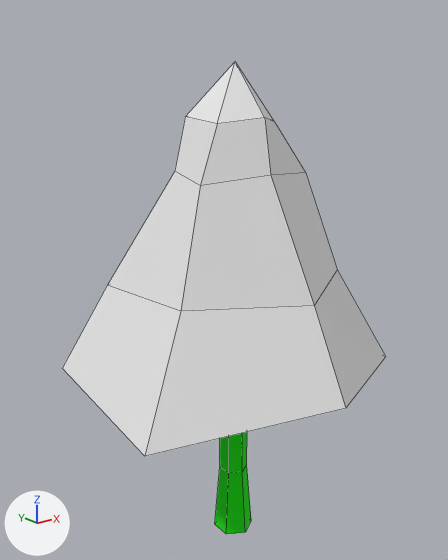
Before and after pictures for a commit that changed the FBX model Assets/Resources/Items/Trees/Oak/Models/Oak Tree.fbx.
Rendered twice from a camera (50 mm lens) standing at (-12.69, -15.31, 15.39) and looking at (-0.11, 0.41, 9.1). Arrows for +X, +Y and +Z are at lower left; the lights stay in place. Mesh edges are drawn as thin lines.

Before the edit, the objects in view are built like this:
```python
me_cone = bpy.data.meshes.new('Cone')
me_cone.from_pydata(...)  # 85 vertices, 81 faces; spans x -5.2..5.2, y -5.0..5.0, z -0.5..16.1
# faces by material slot: [25, 56]
me_cone.materials.append(mat_leaves)  # white #e7e7e7
me_cone.materials.append(mat_tree)  # green #12e700
ob_tree = bpy.data.objects.new('Tree', me_cone)
ob_tree.location = (0.0, 0.0, 0.0)
```
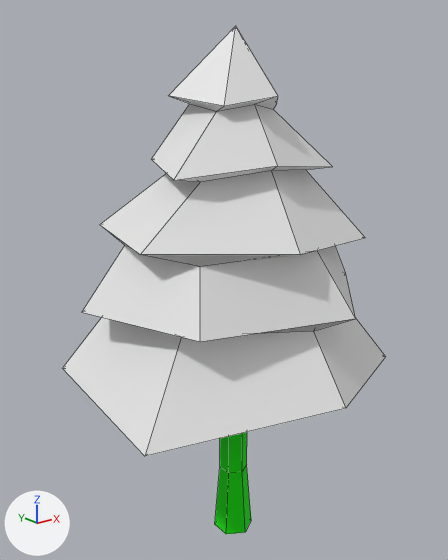
Location of each change, [x1, y1, x2, y2] in pixels of the pictures (448 x 560 px):
'Tree', reshaped (7% taller)
    before: [63, 61, 385, 534]
    after: [63, 26, 385, 534]
part 1 of me_cone, built on
    before: [63, 61, 385, 456]
    after: [63, 26, 385, 456]

The change in detail:
me_cone is used by ob_tree; location (0.0, 0.0, 0.0).
me_cone had 85 vertices, 81 faces and spanned x -5.2..5.2, y -5.0..5.0, z -0.5..16.1.
me_cone now has 115 vertices, 116 faces and spans x -5.2..5.2, y -5.0..5.0, z -0.5..17.1.
Part 1, on me_cone:
7 faces are deleted.
6 vertices in x -3.8..3.8, y -3.7..3.2, z 9.3 move by (0.0, 0.0, -0.8).
13 vertices move from x -2.1..2.1, y -1.7..2.1, z 12.7..16.1 to x -5.0..4.5, y -4.4..3.9, z 8.8..17.1.
30 vertices are added at x -4.2..4.2, y -3.7..3.7, z 10.6..15.1.
42 new faces join them, mat_leaves (white #e7e7e7).
